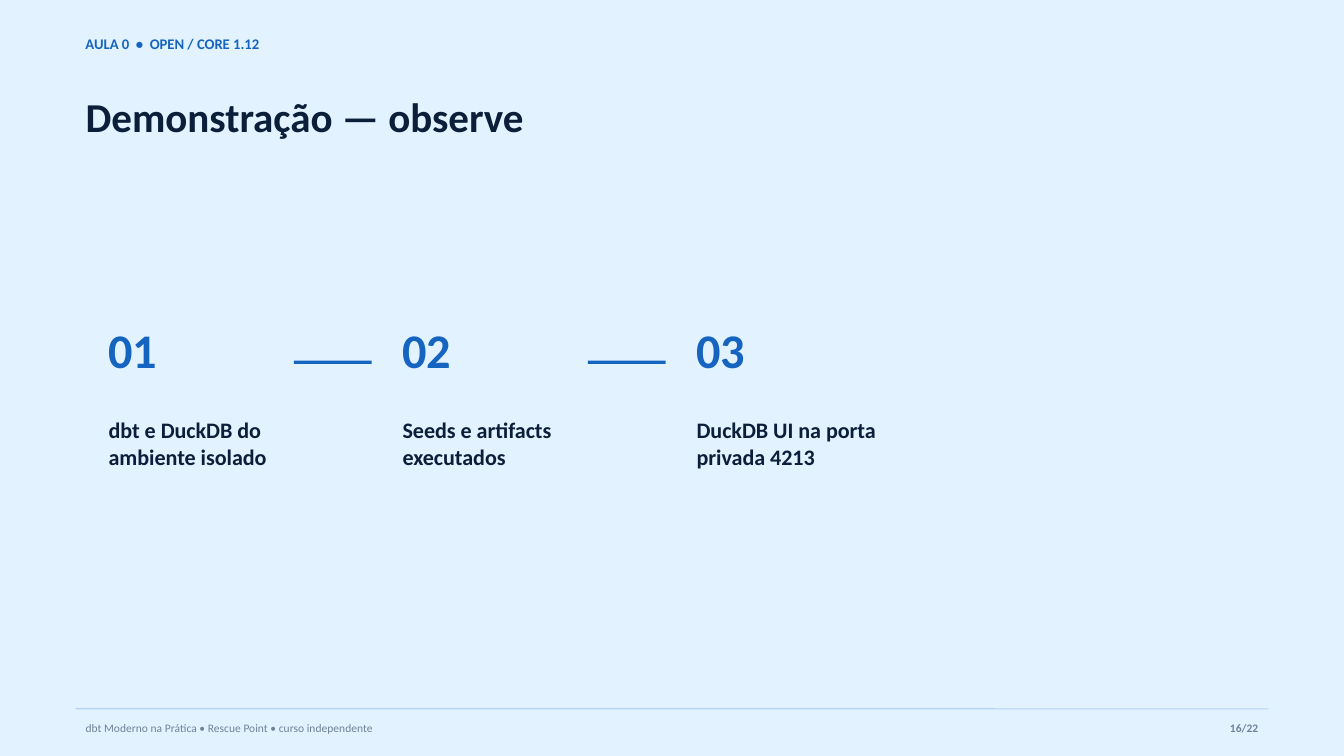
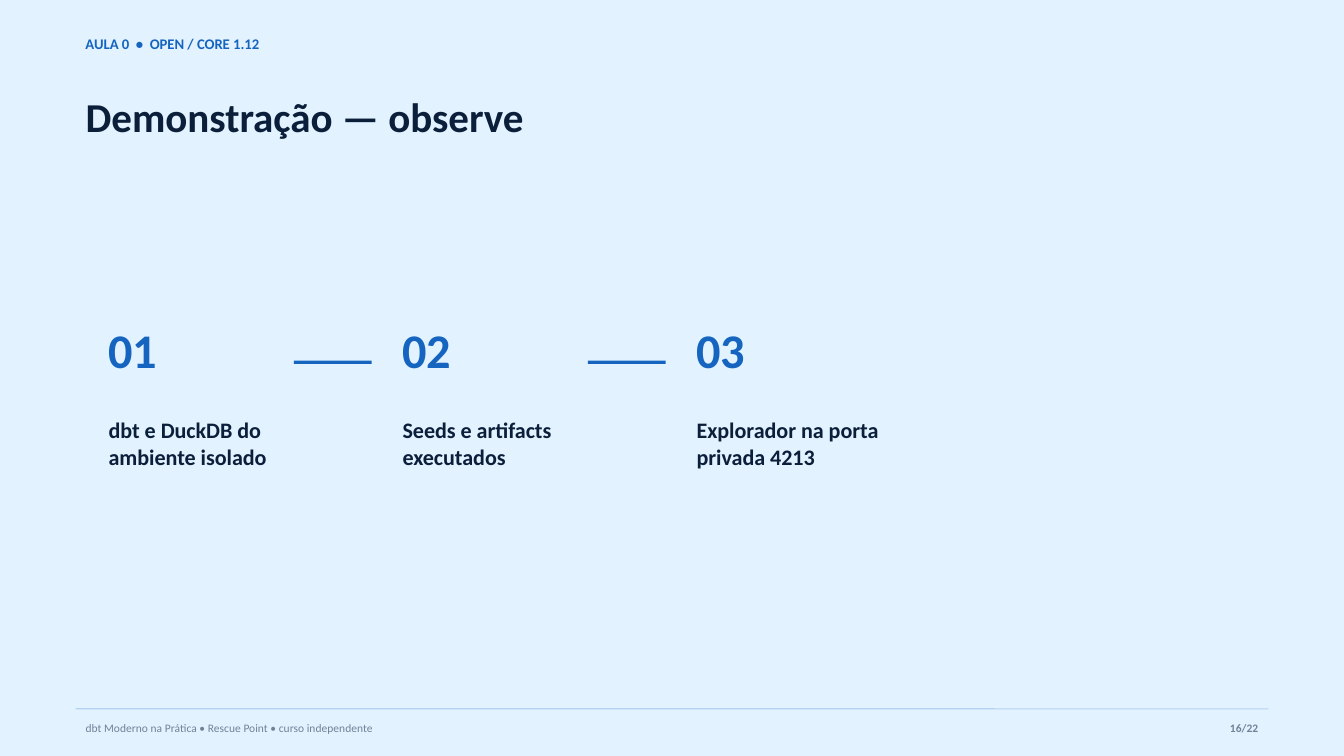
Before and after one commit to AnselmoBorges/dbt-moderno-na-pratica, a slide deck: slide 16 of assets/decks/aula-00-ambiente.pptx. Drawn at 1344x756 pixels with LibreOffice and Linux fonts; fonts in the diff are those of the drawing. Boxes give left, top, right and bottom in pixels: in the first picture for what was removed or moved away, otherwise in the second. Text is boxed around its words. In the diff, an @@ line names an element or a change of style, - is before the commit and + after.

Commit message:
fix: substitui DuckDB UI no Codespaces

```diff
--- a/assets/decks/aula-00-ambiente.pptx
+++ b/assets/decks/aula-00-ambiente.pptx
@@ text at (697, 422, 879, 469): text changed @@
-DuckDB UI na porta privada 4213
+Explorador na porta privada 4213
```
Also in this commit, not shown: 4 other slides changed, 14 other files.
